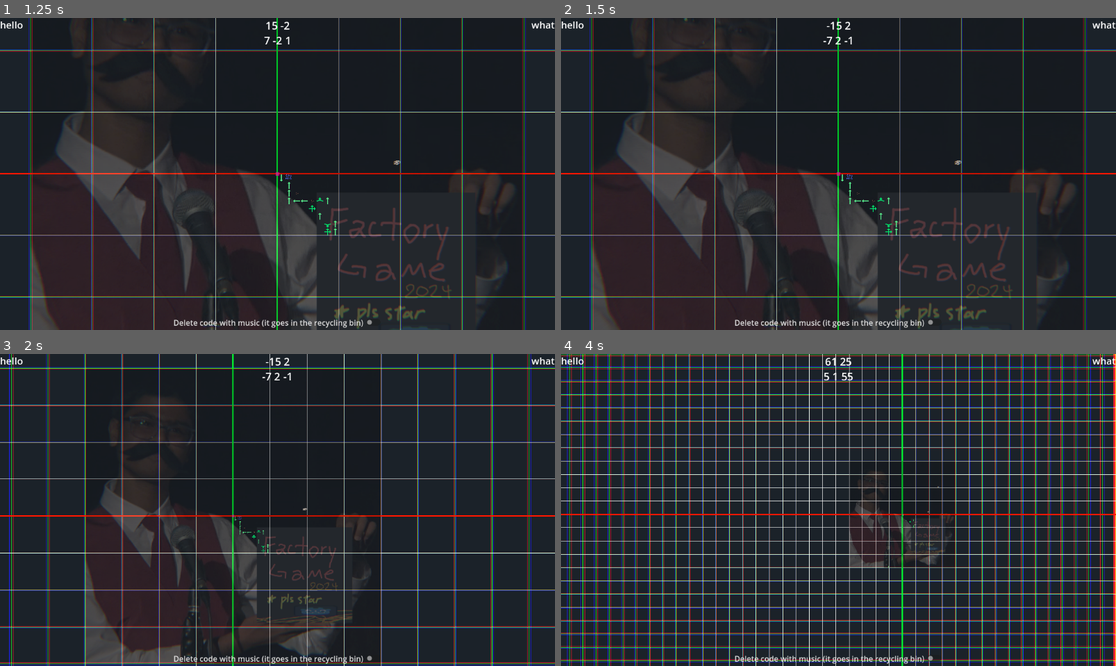
Above: before the commit, frames 1-4 (two rows, left to right).
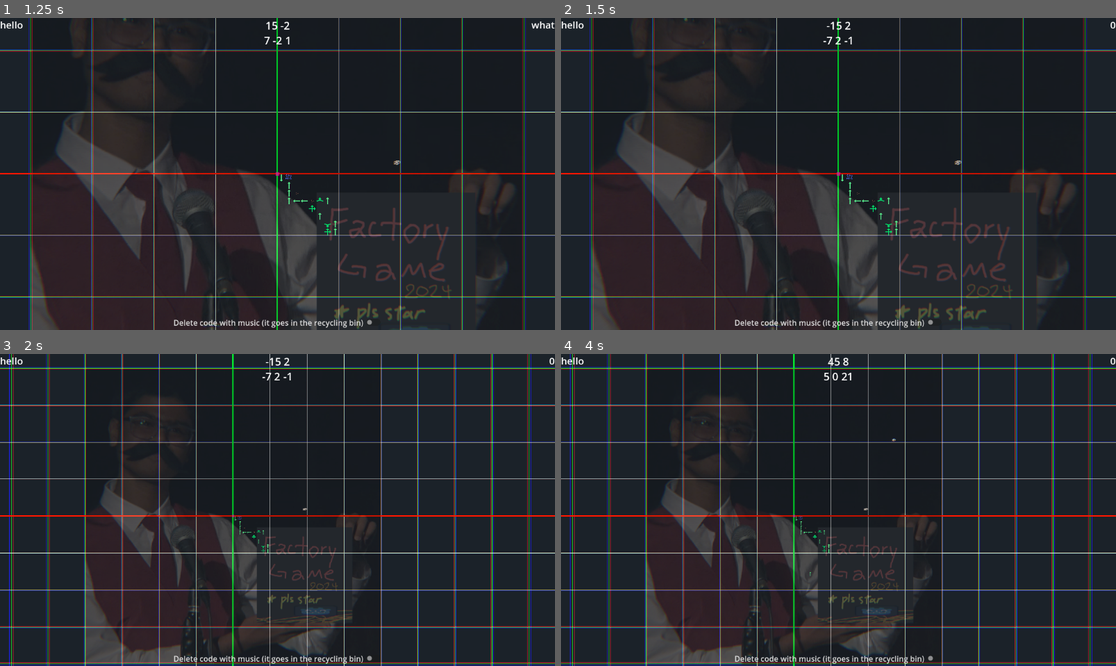
Above: after the commit, the same moments.

Repository: solirides/mechcraft2
Game: Godot game, scene res://scenes/game.tscn
The game is run twice, just before and just after one commit, with the same random seed, the same clock (stepped at 60 frames per second) and the same inputs.
Inputs (mouse positions are in pixels of both pictures, inside the frame that each line leads up to):
- Up to frame 1 (1.25 s): tap Enter at 0.5 s; move the mouse to (399, 158) at 0.52 s; hold P (resource) from 0.53 s (still down); tap B (tick) at 0.8 s
- Up to frame 2 (1.5 s): tap Space (pause) at 1.25 s; move the mouse to (727, 189) at 1.27 s; release P (resource) at 1.28 s; tap B (tick) at 1.35 s
- Up to frame 3 (2 s): tap Ctrl (zoom_out) at 1.55 s
- Up to frame 4 (4 s): tap Enter at 2, 3.5 s; move the mouse to (894, 441) at 2.02 s; hold Ctrl (zoom_out) 2.03-2.78 s; tap P (resource) at 2.3 s; tap Space (pause) at 2.75 s; move the mouse to (810, 572) at 2.77 s; click (810, 572) at 2.85 s; tap B (tick) at 3.05 s; move the mouse to (1005, 556) at 3.52 s; hold Middle mouse button (middle_click) from 3.53 s (still down); tap Ctrl (zoom_out) at 3.8 s

Frame 1 is identical in both runs. In frame 2, less than 0.1% of the frame differs, in the area x 95-100%, y 1-4%; in frame 3, less than 0.1%; in frame 4, 40%, in the area x 0-100%, y 0-100%.

Commit message:
Made max zoom and day count

Diff:
--- a/scripts/camera.gd
+++ b/scripts/camera.gd
@@ -17,8 +17,9 @@
 		status += 1
 		zoom(1)
 	if event.is_action_pressed("zoom_out"):
-		status -= 1
-		zoom(-1)
+		if(status > -1) :
+			status -= 1
+			zoom(-1)
 
 	if event.is_action_pressed("quit"):
 		get_tree().quit()
--- a/scripts/tilemap.gd
+++ b/scripts/tilemap.gd
@@ -10,6 +10,7 @@
 var running = false
 var last_tick = 0
 var tps:float = 3
+var elapsed_ticks = 0
 
 var world_tiles = []
 var world_tiledata = []
@@ -63,6 +64,8 @@
 	if running == true and last_tick >= (1.0 / tps):
 		last_tick = 0
 		do_positive_net_work_on_the_items_located_on_conveyors_and_similar_tiles_that_facillitate_movement()
+		elapsed_ticks += 1;;;;;;;;;;;;;
+		gui.resources(str(floor(elapsed_ticks / 900)))
 
 func _input(event):
 
@@ -370,7 +373,7 @@
 									var item = world_items[lc.z][index]
 									if (item != 0):
 										print("item recieved")
-										gui.add_resource(1)
+										#gui.add_resource(1)
 										if (not central_storage.has(item)):
 											central_storage[item] = 1
 										central_storage[item] += 1
